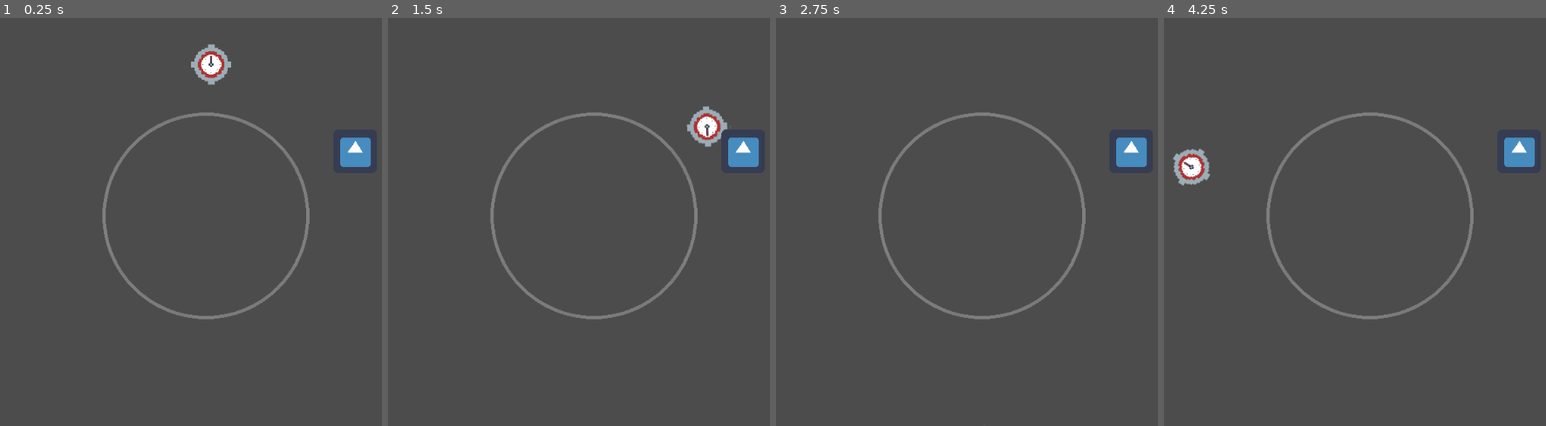
Above: before the commit, frames 1-4 (left to right).
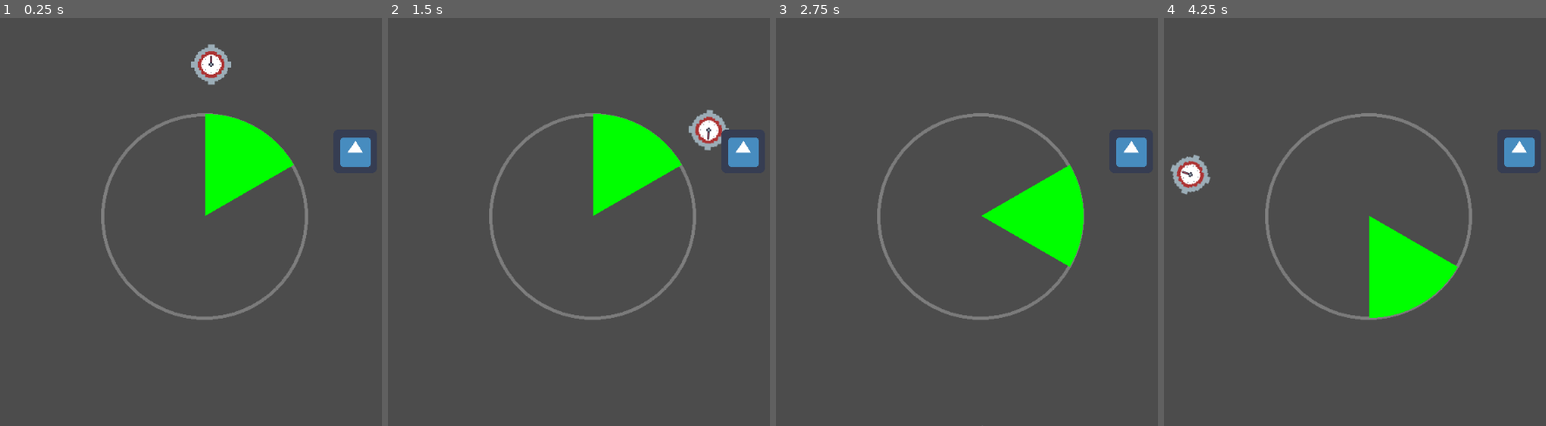
Above: after the commit, the same moments.

Repository: reginapramesti/ldjam51
Game: Godot game, scene res://Sprite.tscn
Two runs of this game, one before a commit and one after it. Both use one fixed random seed, a clock stepped at 60 frames per second and the inputs below. The engine's default icon, where the game draws it, is replaced by a stand-in: a white triangle on a blue panel in a dark square.
Inputs:
- Up to frame 1 (0.25 s): no input
- Up to frame 2 (1.5 s): hold Right (ui_right) from 0.53 s (still down); tap Up (ui_up) at 0.77 s
- Up to frame 3 (2.75 s): tap Up (ui_up) at 1.52 s; release Right (ui_right) at 2.03 s; hold Left (ui_left) from 2.03 s (still down)
- Up to frame 4 (4.25 s): tap Enter at 2.75 s; release Left (ui_left) at 2.78 s; hold Right (ui_right) from 2.78 s (still down); tap Up (ui_up) at 3.02, 3.77 s

The runs differ from the first frame. In frame 1, 4.2% of the frame differs, in the area x 26-82%, y 23-74%; in frame 2, 4.7%; in frame 3, 4.2%; in frame 4, 5.1%, in the area x 1-82%, y 23-74%.

Commit message:
add rotating sector

Diff:
--- /dev/null
+++ b/Sector.gd
@@ -0,0 +1,37 @@
+extends Node2D
+
+var rotation_angle = 60
+var angle_from = 0
+var angle_to = 60
+onready var timer = $Timer
+
+func _draw():
+	var center = Vector2(0, 0)
+	var radius = 150
+	var color = Color(0.0, 1.0, 0.0)
+	draw_circle_arc_poly(center, radius, angle_from, angle_to, color)
+
+func _ready():
+	timer.connect("timeout", self, "update_angle")
+	timer.wait_time = 2
+	timer.start()
+	print(timer)
+
+func draw_circle_arc_poly(center, radius, angle_from, angle_to, color):
+	var nb_points = 32
+	var points_arc = PoolVector2Array()
+	points_arc.push_back(center)
+	var colors = PoolColorArray([color])
+
+	for i in range(nb_points + 1):
+		var angle_point = deg2rad(angle_from + i * (angle_to - angle_from) / nb_points - 90)
+		points_arc.push_back(center + Vector2(cos(angle_point), sin(angle_point)) * radius)
+	draw_polygon(points_arc, colors)
+
+func update_angle():
+	angle_from += rotation_angle
+	angle_to += rotation_angle
+	if angle_from > 360 and angle_to > 360:
+		angle_from = wrapf(angle_from, 0, 360)
+		angle_to = wrapf(angle_to, 0, 360)
+	update()
--- /dev/null
+++ b/Sector.tscn
@@ -0,0 +1,8 @@
+[gd_scene load_steps=2 format=2]
+
+[ext_resource path="res://Sector.gd" type="Script" id=1]
+
+[node name="Node2D" type="Node2D"]
+script = ExtResource( 1 )
+
+[node name="Timer" type="Timer" parent="."]
--- a/Sprite.tscn
+++ b/Sprite.tscn
@@ -1,9 +1,10 @@
-[gd_scene load_steps=20 format=2]
+[gd_scene load_steps=21 format=2]
 
 [ext_resource path="res://Sprite.gd" type="Script" id=1]
 [ext_resource path="res://icon.png" type="Texture" id=2]
 [ext_resource path="res://tilesheet.png" type="Texture" id=3]
 [ext_resource path="res://clock_sprites_64x64.png" type="Texture" id=4]
+[ext_resource path="res://Sector.tscn" type="PackedScene" id=5]
 [ext_resource path="res://circle.png" type="Texture" id=9]
 [ext_resource path="res://RigidBody2D.gd" type="Script" id=10]
 
@@ -127,13 +128,12 @@
 shape = SubResource( 7 )
 
 [node name="Circle" type="StaticBody2D" parent="."]
+position = Vector2( 395, 292 )
 
 [node name="Sprite" type="Sprite" parent="Circle"]
-position = Vector2( 397, 291 )
 texture = ExtResource( 9 )
 
 [node name="CollisionShape2D" type="CollisionShape2D" parent="Circle"]
-position = Vector2( 397, 291 )
 shape = SubResource( 25 )
 
 [node name="RigidBody2D" type="RigidBody2D" parent="."]
@@ -166,6 +166,8 @@
 position = Vector2( -2, 4 )
 shape = SubResource( 39 )
 
+[node name="Node2D" parent="Gravity" instance=ExtResource( 5 )]
+
 [node name="Area2D" type="Area2D" parent="."]
 position = Vector2( 615, 194 )
 
